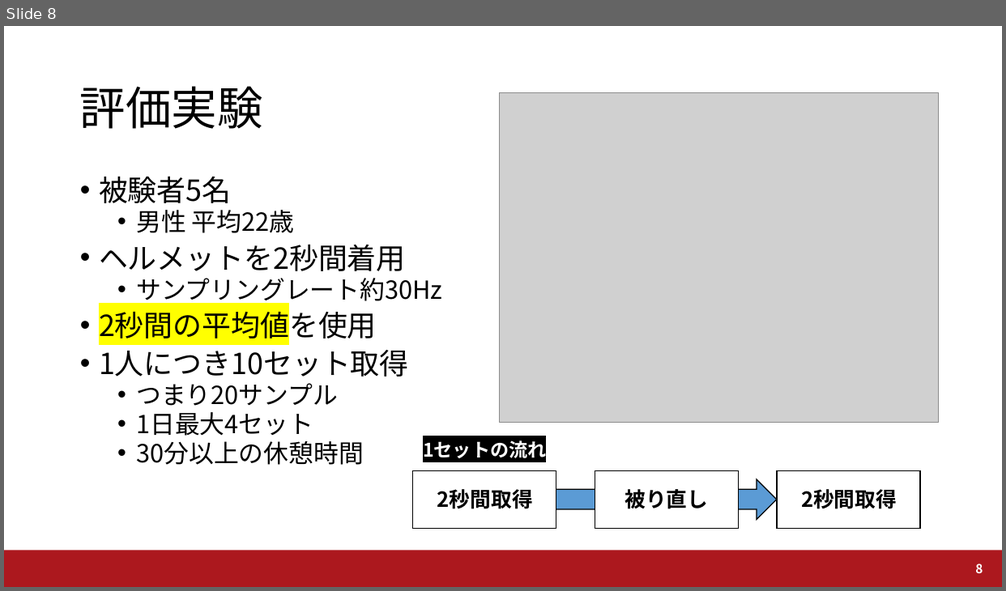
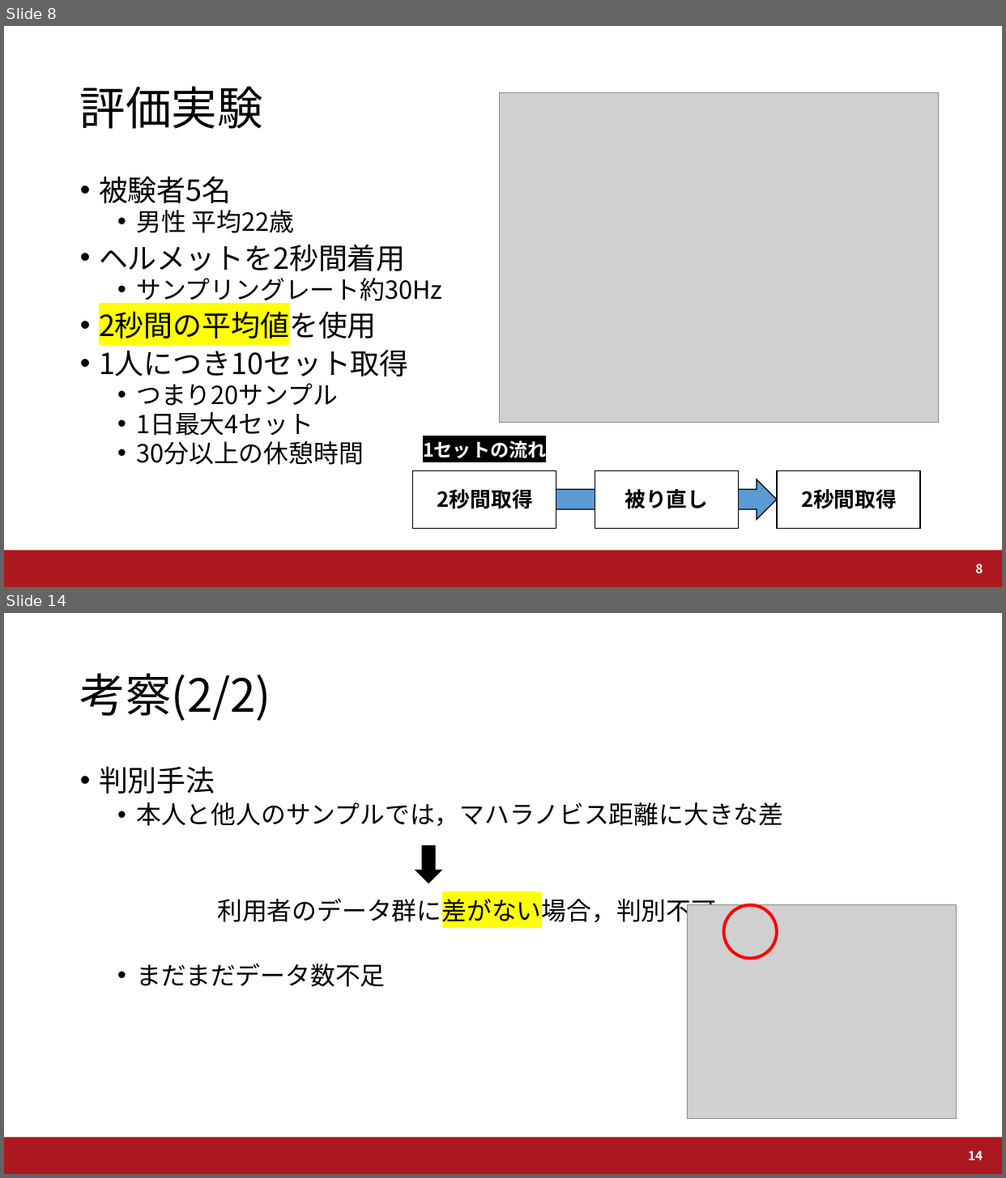
Before and after one commit to a2h1r0/lab, a slide deck: UWW2019/UWW2019_Fujii.pptx. Shown one above the other, each under a label of ours: slide 8 before the commit, slides 8 and 14 after it; the slides between them are not shown. The pictures are 1006x591 and 1006x1178 pixels, drawn with LibreOffice and Linux fonts; fonts in the diff are those of the drawing; grey boxes stand for pictures; background and template pictures are left out. Boxes give left, top, right and bottom in pixels: in the first picture for what was removed or moved away, otherwise in the second. Text is boxed around its words. In the diff, an @@ line names an element or a change of style, - is before the commit and + after.

```diff
--- a/UWW2019/UWW2019_Fujii.pptx
+++ b/UWW2019/UWW2019_Fujii.pptx
@@ slide 14 added at <box>4,613,1002,1174</box>, background #FFFFFF; not listed: 1 template element that a slide beside it also shows @@
@@ title added at <box>80,673,271,721</box>, 44 pt, text #000000 @@
+考察(2/2)
@@ text added at <box>99,766,783,987</box>, 24 pt, text #000000 @@
+• 判別手法
+  • 本人と他人のサンプルでは，マハラノビス距離に大きな差
+  利用者のデータ群に差がない場合，判別不可
+  • まだまだデータ数不足
@@ right arrow added at <box>416,845,442,884</box>, fill #000000, outline #000000 1 pt @@
@@ picture added at <box>687,905,957,1118</box> @@
@@ ellipse added at <box>724,905,778,958</box>, outline #FF0000 3 pt @@
@@ page number added at <box>968,1151,982,1161</box>, 12 pt, text #FFFFFF, bold @@
+14
```
Also in this commit, not shown: 6 slides changed, 3 other slides added, 8 other files.
